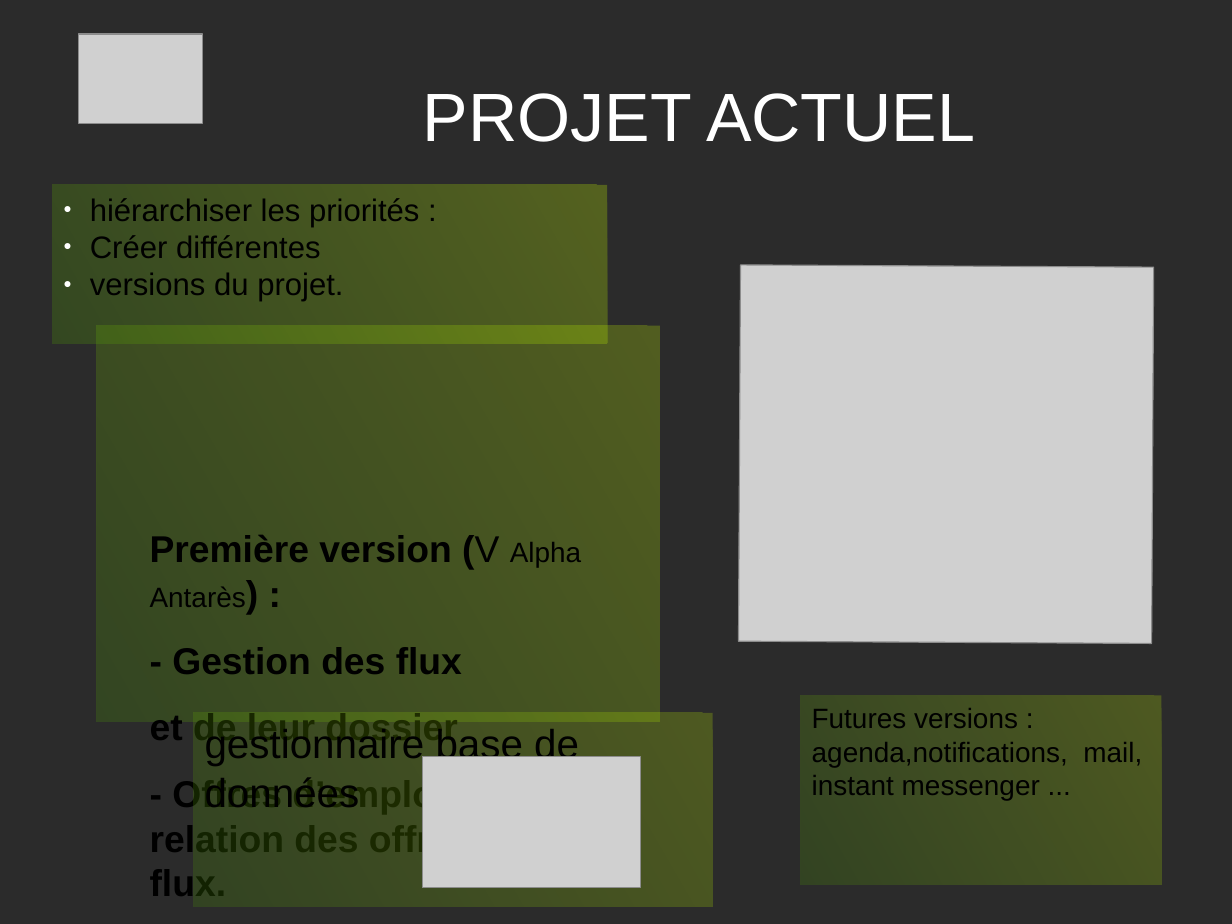
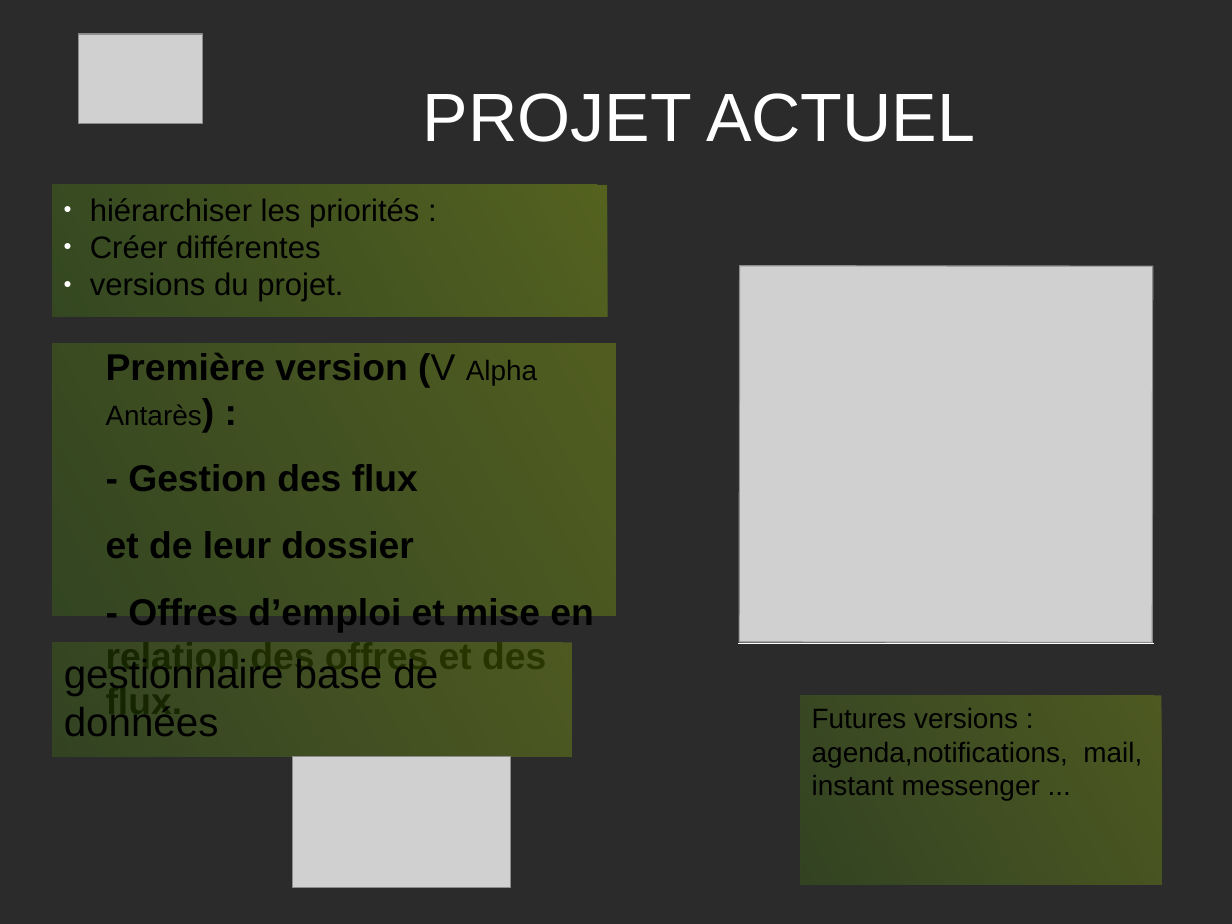
Before and after one commit to PatdeMessac/projets_certif, a slide deck: slide 5 of FACE/Presentation_projet.odp. Drawn at 1232x924 pixels with LibreOffice and Linux fonts; fonts in the diff are those of the drawing; grey boxes stand for pictures; background and template pictures are left out; a plain dark background stands for a picture behind light text. Boxes give left, top, right and bottom in pixels: in the first picture for what was removed or moved away, otherwise in the second. Text is boxed around its words. In the diff, an @@ line names an element or a change of style, - is before the commit and + after.

```diff
--- a/FACE/Presentation_projet.odp
+++ b/FACE/Presentation_projet.odp
@@ rectangle "hiérarchiser les priorités :" resized from (x1=53, y1=184, x2=607, y2=343) to (x1=53, y1=184, x2=607, y2=316) @@
@@ picture at (x1=740, y1=266, x2=1154, y2=643): rotation 180 to 0 degrees @@
@@ text "Première version (V Alpha Antarès) ..." resized from (x1=97, y1=325, x2=661, y2=721) to (x1=53, y1=343, x2=616, y2=616) @@
@@ rectangle "gestionnaire base de données" resized from (x1=193, y1=713, x2=713, y2=907) to (x1=53, y1=643, x2=572, y2=757) @@
@@ line added from (739, 644) to (1154, 644), #FFFFFF 0 pt @@
@@ picture moved from (x1=423, y1=757, x2=641, y2=888) to (x1=293, y1=757, x2=511, y2=888) @@
```
Also in this commit, not shown: 5 other slides changed, 1 other file.
